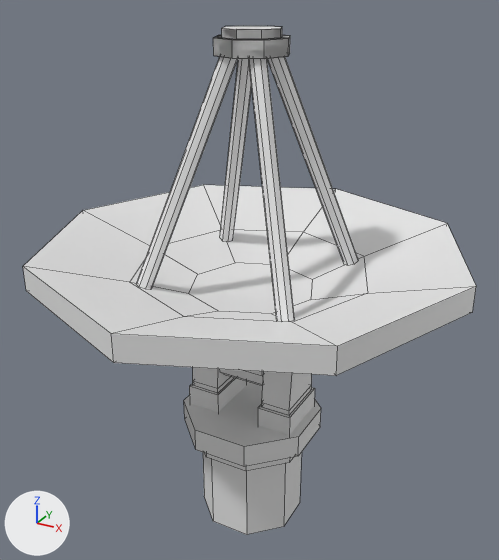
The Blender file Assets/Bots/Factory/Models/antenna.blend, before and after one commit.
Rendered twice from a camera (50 mm lens) standing at (4.71, -8.65, 5.59) and looking at (-0.09, 0.08, 1.23). Every picture has the same lights, and +X, +Y and +Z are marked at lower left. The picture after the commit comes second. Mesh edges are drawn as thin lines.
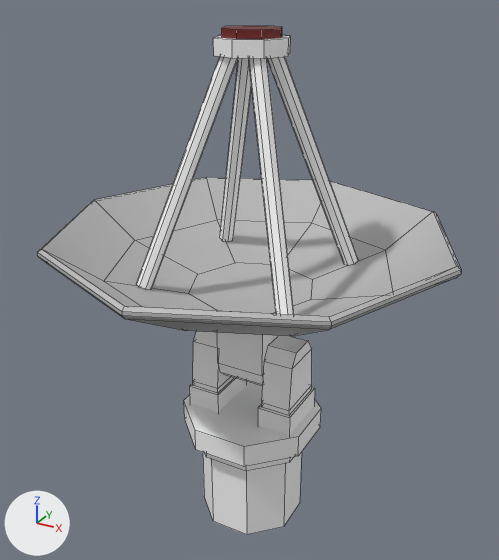
The change in detail:
Picture 'AntennaDishColorTexture' (img_antennadishcolortexture) is new.
Material 'AntennaDishMat' (mat_antennadishmat) is new.
Its texture is img_antennadishcolortexture.
me_cube is used by ob_cube; parent ob_cylinder; location (0.0, 0.0, 0.0); scale (0.404, 0.404, 0.404).
me_cube had 228 vertices, 204 faces and spanned x -8.2..8.2, y -8.2..8.2, z -1.2..12.3.
me_cube now has 180 vertices, 142 faces and spans x -7.7..7.7, y -7.7..7.7, z -1.2..12.3.
Part 1, on me_cube:
8 vertices are removed from x -8.2..8.2, y -8.2..8.2, z 4.7.
16 faces are deleted.
16 vertices move from x -8.2..8.2, y -8.2..8.2, z 3.6..3.8 to x -7.6..7.6, y -7.6..7.6, z 3.8..4.9.
24 vertices are added at x -7.7..7.7, y -7.7..7.7, z 5.0..5.2.
32 new faces join them.
Part 2, on me_cube:
64 vertices are removed from x -1.3..1.3, y -1.3..1.3, z 11.4..12.3.
82 faces are deleted.
4 new faces join them.
me_cube part 3: 106 faces spanning x -7.6..7.6, y -7.6..7.6, z -1.2..12.3 switch from no material to mat_antennadishmat (picture img_antennadishcolortexture).

Pixel boxes (x1, y1, x2, y2) of what changed, in the pictures (499 x 560 px):
'Cube', reshaped (6% narrower): before (23, 26, 476, 386); after (37, 26, 461, 386)
part 1 of me_cube, reshaped: before (23, 185, 476, 376); after (37, 177, 461, 336)
part 2 of me_cube, reshaped: before (213, 26, 290, 59)
part 3 of me_cube, recoloured: before (130, 26, 368, 386); after (104, 26, 393, 386)
